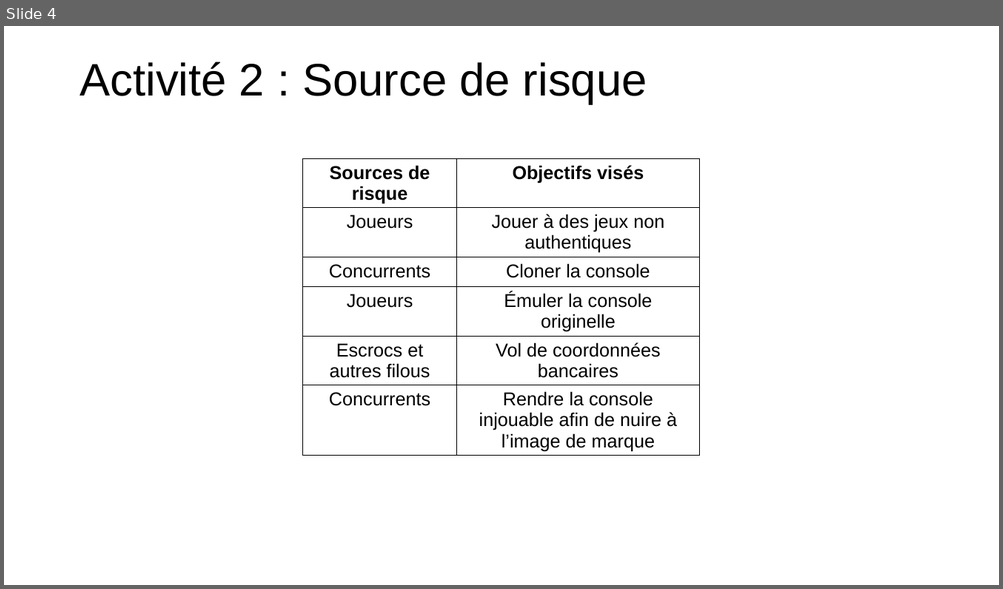
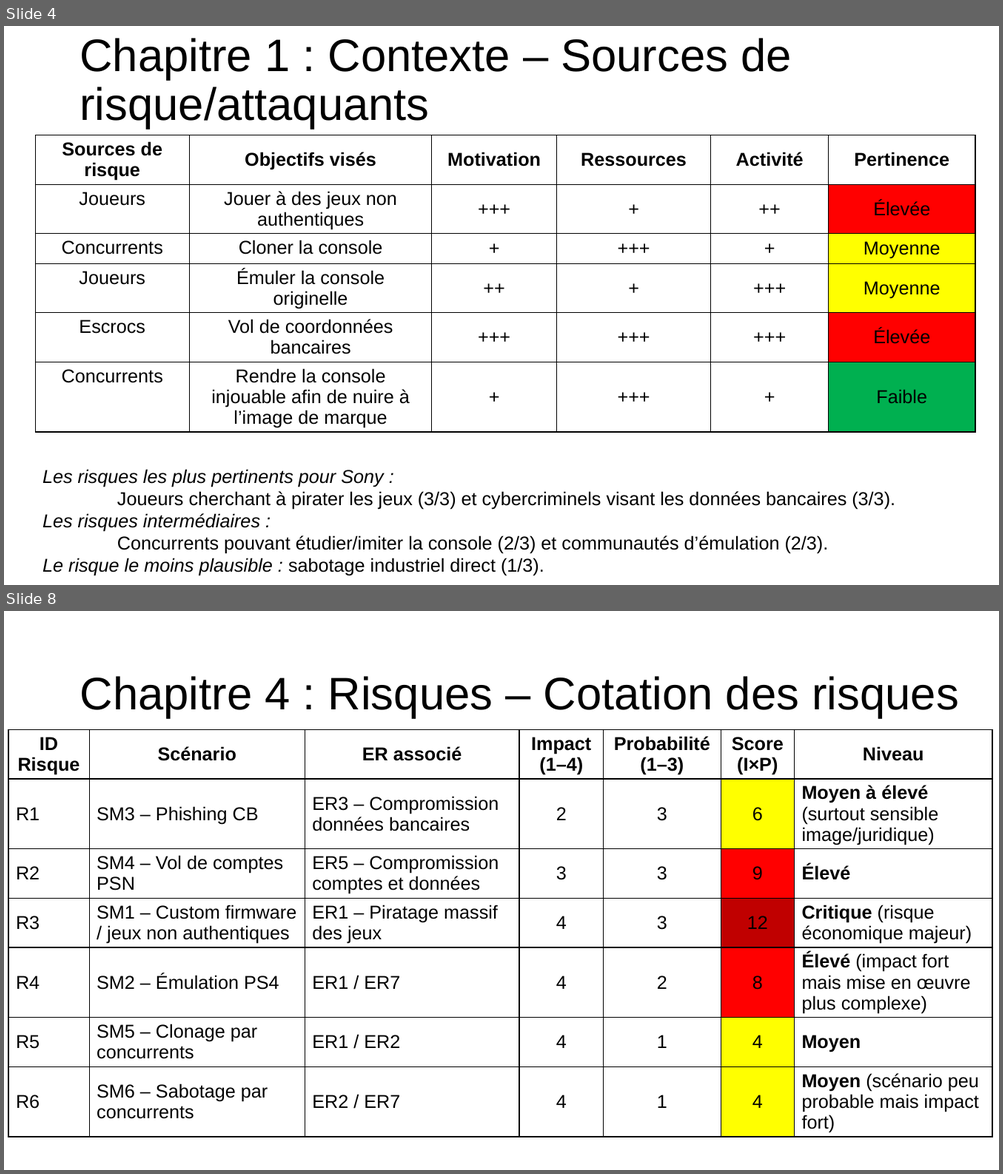
Before and after one commit to theox33/Securite_SE, a slide deck: Exercice PS4/Atelier 1/Diaporama.pptx. Shown one above the other, each under a label of ours: slide 4 before the commit, slides 4 and 8 after it; the slides between them are not shown. The pictures are 1003x589 and 1003x1174 pixels, drawn with LibreOffice and Linux fonts; fonts in the diff are those of the drawing. Boxes give left, top, right and bottom in pixels: in the first picture for what was removed or moved away, otherwise in the second. Text is boxed around its words. In the diff, an @@ line names an element or a change of style, - is before the commit and + after.

Commit message:
Mise à jour du fichier Diaporama.pptx

```diff
--- a/Exercice PS4/Atelier 1/Diaporama.pptx
+++ b/Exercice PS4/Atelier 1/Diaporama.pptx
@@ slide 8 added at (4, 611, 999, 1170), background #FFFFFF @@
@@ title added at (80, 676, 959, 718), 44 pt, text #000000 @@
+Chapitre 4 : Risques – Cotation des risques
@@ table added at (8, 729, 991, 1163), 7 rows, 7 columns @@
+ID Risque | Scénario | ER associé | Impact (1–4) | Probabilité (1–3) | Score (I×P) | Niveau
+R1 | SM3 – Phishing CB | ER3 – Compromission données bancaires | 2 | 3 | 6 | Moyen à élevé (surtout sensible image/juridique)
+R2 | SM4 – Vol de comptes PSN | ER5 – Compromission comptes et données | 3 | 3 | 9 | Élevé
+R3 | SM1 – Custom firmware / jeux non authentiques | ER1 – Piratage massif des jeux | 4 | 3 | 12 | Critique (risque économique majeur)
+R4 | SM2 – Émulation PS4 | ER1 / ER7 | 4 | 2 | 8 | Élevé (impact fort mais mise en œuvre plus complexe)
+R5 | SM5 – Clonage par concurrents | ER1 / ER2 | 4 | 1 | 4 | Moyen
+R6 | SM6 – Sabotage par concurrents | ER2 / ER7 | 4 | 1 | 4 | Moyen (scénario peu probable mais impact fort)
@@ slide 4 changed as well @@
@@ title at (79, 38, 791, 129): text changed @@
-Activité 2 : Source de risque
+Chapitre 1 : Contexte – Sources de risque/attaquants
@@ table at (35, 136, 976, 450) @@
-column 1, row 5: Escrocs et autres filous
+column 1, row 5: Escrocs
+column 3: Motivation | +++ | + | ++ | +++ | +
+column 4: Ressources | + | +++ | + | +++ | +++
+column 5: Activité | ++ | + | +++ | +++ | +
+column 6: Pertinence | Élevée | Moyenne | Moyenne | Élevée | Faible
@@ table: place and size @@
-table at (302, 158, 700, 473)
+table at (35, 136, 976, 450)
@@ text added at (42, 469, 895, 577), 18 pt, text #000000 @@
+Les risques les plus pertinents pour Sony :
+Joueurs cherchant à pirater les jeux (3/3) et cybercriminels visant les données bancaires (3/3).
+Les risques intermédiaires :
+Concurrents pouvant étudier/imiter la console (2/3) et communautés d’émulation (2/3).
+Le risque le moins plausible : sabotage industriel direct (1/3).
```
Also in this commit, not shown: 2 other slides changed, 6 other slides added, 2 slides removed, 1 other file.
